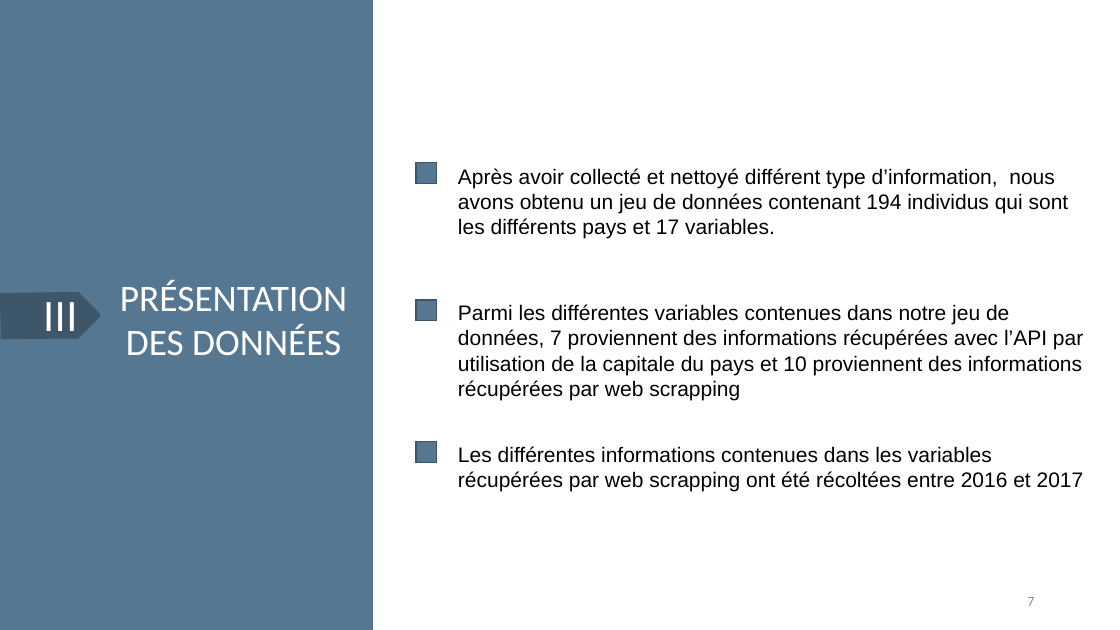
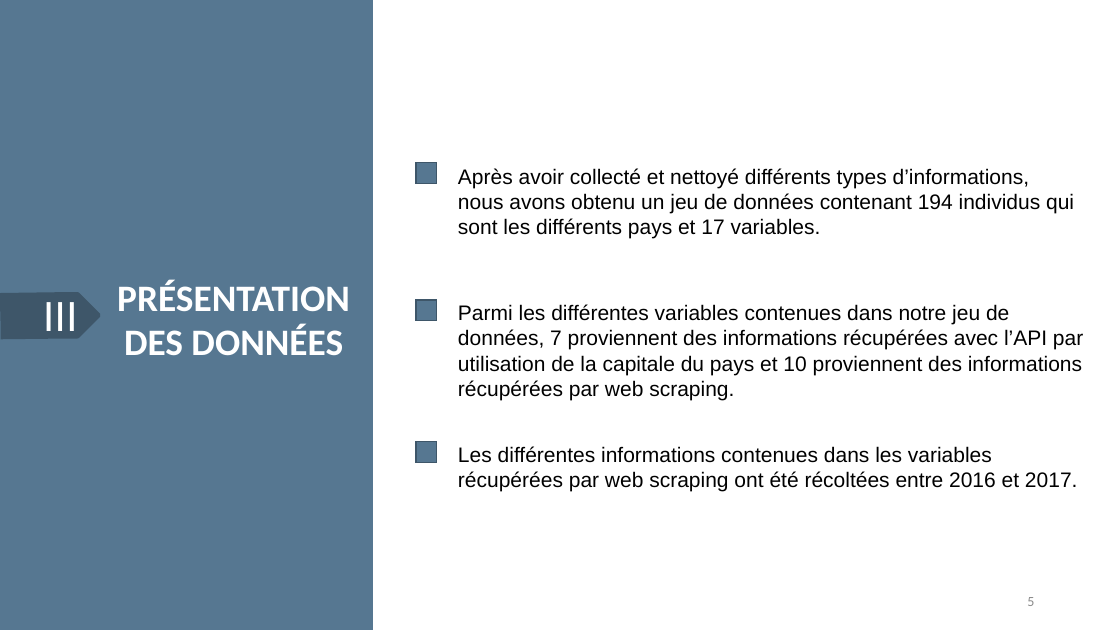
Before and after one commit to Brice-Kevin/ProjetHN, a slide deck: slide 5 of Presentation_dataset_original.pptx (slide 7 before the commit). Drawn at 1120x630 pixels with LibreOffice and Linux fonts; fonts in the diff are those of the drawing. Boxes give left, top, right and bottom in pixels: in the first picture for what was removed or moved away, otherwise in the second. Text is boxed around its words. In the diff, an @@ line names an element or a change of style, - is before the commit and + after.

```diff
--- a/Presentation_dataset_original.pptx
+++ b/Presentation_dataset_original.pptx
@@ text at box(458, 168, 1074, 239): text changed @@
-Après avoir collecté et nettoyé différent type d’information, nous avons obtenu un jeu de données contenant 194 individus qui sont les différents pays et 17 variables.
+Après avoir collecté et nettoyé différents types d’informations, nous avons obtenu un jeu de données contenant 194 individus qui sont les différents pays et 17 variables.
@@ text "PRÉSENTATION DES DONNÉES" at box(117, 280, 350, 355): bold on @@
@@ text at box(458, 304, 1083, 400): text changed @@
-Parmi les différentes variables contenues dans notre jeu de données, 7 proviennent des informations récupérées avec l’API par utilisation de la capitale du pays et 10 proviennent des informations récupérées par web scrapping
+Parmi les différentes variables contenues dans notre jeu de données, 7 proviennent des informations récupérées avec l’API par utilisation de la capitale du pays et 10 proviennent des informations récupérées par web scraping.
@@ text at box(458, 446, 1078, 491): text changed @@
-Les différentes informations contenues dans les variables récupérées par web scrapping ont été récoltées entre 2016 et 2017
+Les différentes informations contenues dans les variables récupérées par web scraping ont été récoltées entre 2016 et 2017.
@@ page number at box(1027, 597, 1034, 606): text changed @@
-7
+5
```
Also in this commit, not shown: 7 other slides changed, 7 slides added, 2 slides removed, 2 other files.
